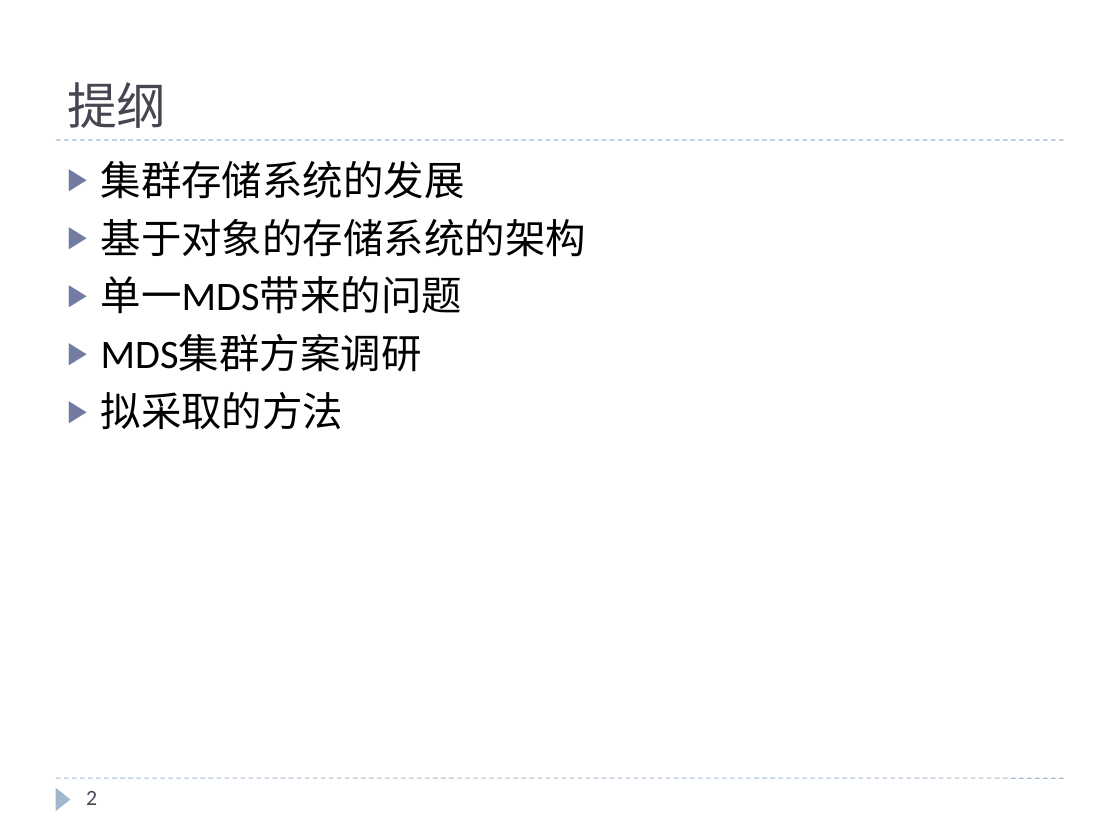
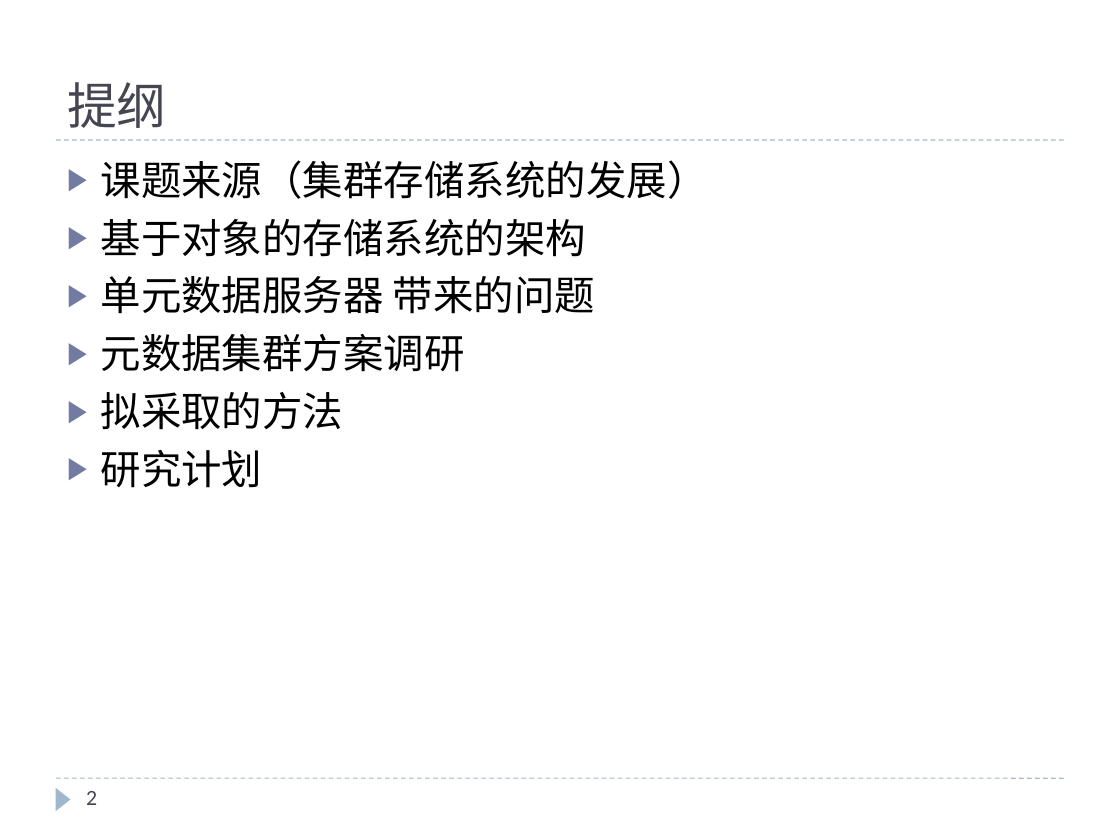
Before and after one commit to cheliequan/idning-paper, a slide deck: slide 2 of draft/MDS集群.pptx. Drawn at 1120x840 pixels with LibreOffice and Linux fonts; fonts in the diff are those of the drawing. Boxes give left, top, right and bottom in pixels: in the first picture for what was removed or moved away, otherwise in the second. Text is boxed around its words. In the diff, an @@ line names an element or a change of style, - is before the commit and + after.

```diff
--- a/draft/MDS集群.pptx
+++ b/draft/MDS集群.pptx
@@ background #F4F4F4 to #FFFFFF @@
@@ text at (101,160,708,199): text changed @@
-▶ 集群存储系统的发展
+▶ 课题来源（集群存储系统的发展）
@@ text at (101,276,595,372): text changed @@
-▶ 单一MDS带来的问题
-▶ MDS集群方案调研
+▶ 单元数据服务器 带来的问题
+▶ 元数据集群方案调研
@@ text at (101,450,263,488): paragraph added @@
+▶ 研究计划
```
Also in this commit, not shown: 16 other slides changed, 1 slide added, 5 slides removed, 2 other files.
